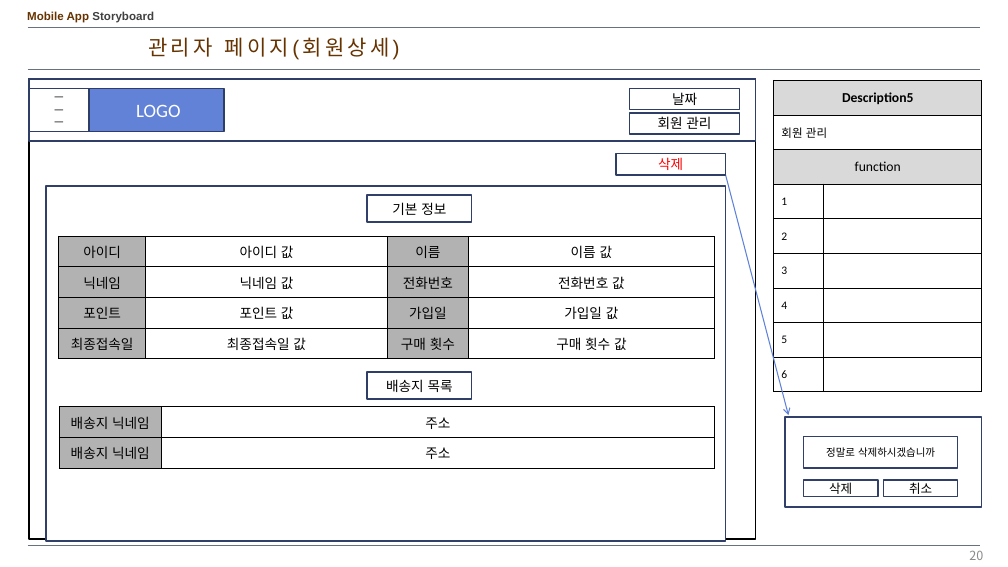
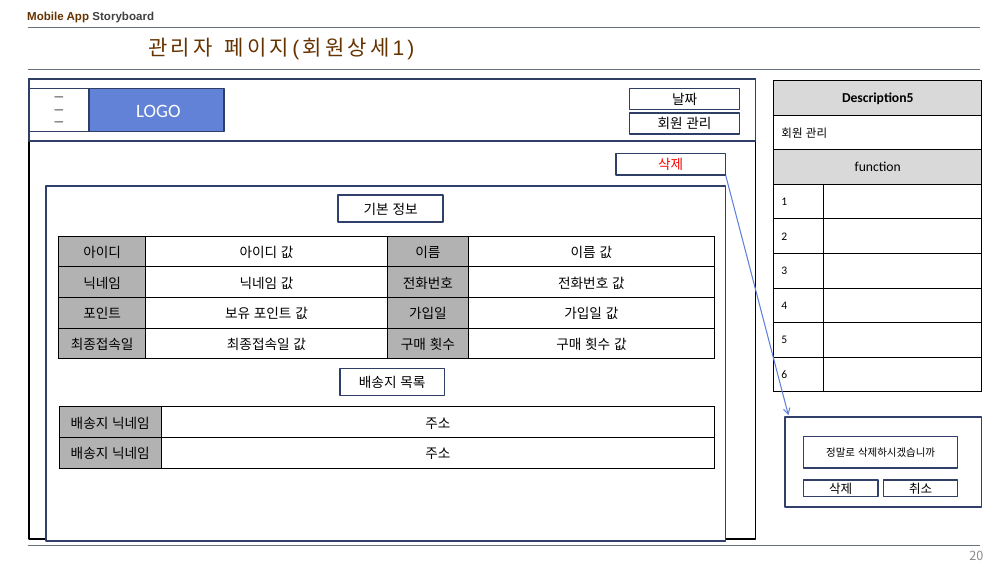
Before and after one commit to kangheechoul/document, a slide deck: slide 20 of 프레젠테이션 1.pptx. Drawn at 1008x567 pixels with LibreOffice and Linux fonts; fonts in the diff are those of the drawing. Boxes give left, top, right and bottom in pixels: in the first picture for what was removed or moved away, otherwise in the second. Text is boxed around its words. In the diff, an @@ line names an element or a change of style, - is before the commit and + after.

Commit message:
0608 주문관리 수정

```diff
--- a/프레젠테이션 1.pptx
+++ b/프레젠테이션 1.pptx
@@ text at <box>148,37,415,60</box>: text changed @@
-관리자 페이지(회원상세)
+관리자 페이지(회원상세1)
@@ rectangle "기본 정보": place and size @@
-rectangle "기본 정보" at <box>367,195,472,222</box>
+rectangle "기본 정보" at <box>338,195,443,222</box>
@@ table at <box>59,236,715,358</box> @@
-row 3, column 2: 포인트 값
+row 3, column 2: 보유 포인트 값
@@ rectangle "배송지 목록": place and size @@
-rectangle "배송지 목록" at <box>367,372,472,399</box>
+rectangle "배송지 목록" at <box>340,368,445,395</box>
```
Also in this commit, not shown: 1 other slide changed, 2 slides added.
